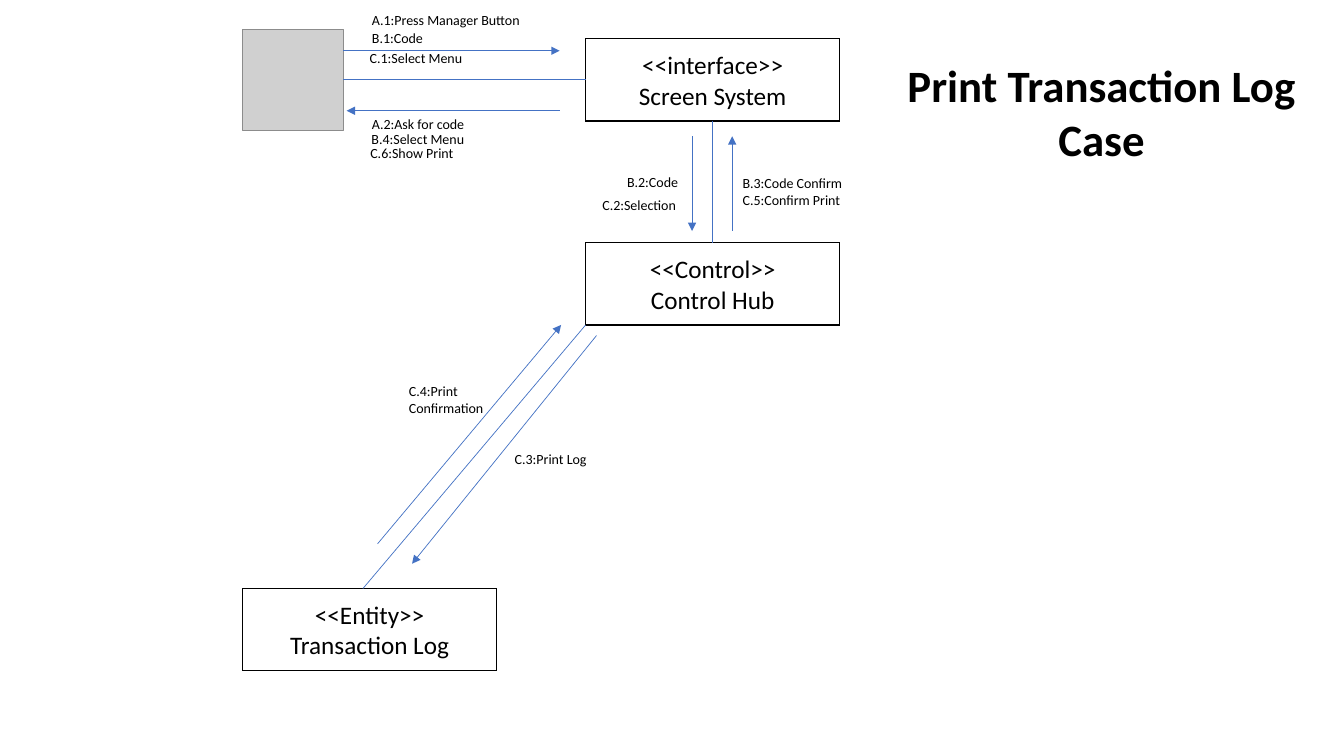
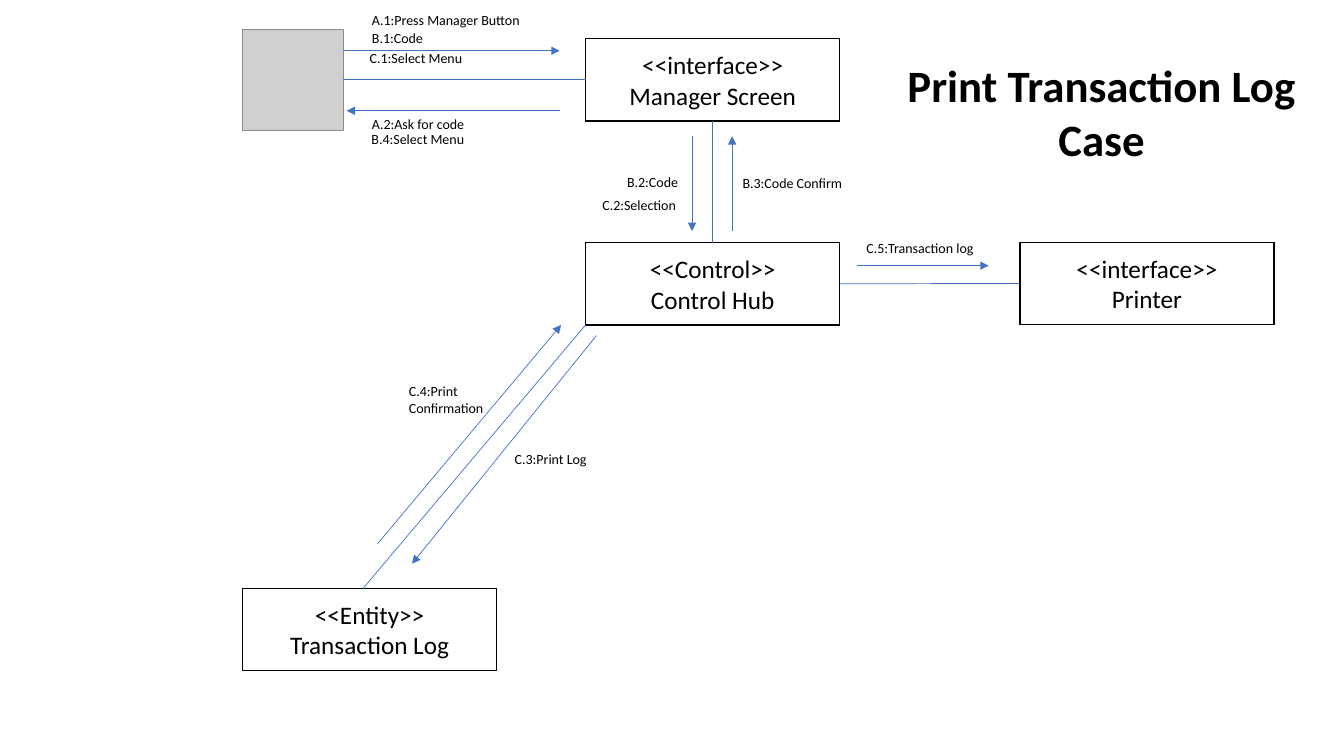
Before and after one commit to maw79/ExcServer, a slide deck: slide 7 of CSENG_PPT.pptx. Drawn at 1344x756 pixels with LibreOffice and Linux fonts; fonts in the diff are those of the drawing; grey boxes stand for pictures. Boxes give left, top, right and bottom in pixels: in the first picture for what was removed or moved away, otherwise in the second. Text is boxed around its words. In the diff, an @@ line names an element or a change of style, - is before the commit and + after.

```diff
--- a/CSENG_PPT.pptx
+++ b/CSENG_PPT.pptx
@@ text in rectangle at [629,88,796,110]: text changed @@
-Screen System
+Manager Screen
@@ text removed at [370,148,453,158] @@
-C.6:Show Print
@@ arrow added from (857, 265) to (989, 265), #4472C4 0.5 pt @@
@@ text at [866,243,973,256]: text changed @@
-C.5:Confirm Print
+C.5:Transaction log
@@ rectangle added at [1020,242,1274,325], fill #FFFFFF, outline #000000 1 pt, 18 pt, text #000000 @@
+<<interface>>
+Printer
@@ line added from (1020, 283) to (840, 284), #4472C4 0.5 pt @@
```
Also in this commit, not shown: 10 other slides changed.
